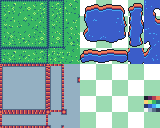
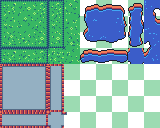
Layers edited between the first and the second 160 x 128 image:
painted on "map_tiles_garden.png" (2nd of 4) over [64, 64, 80, 112]
painted on "Copy of map_tiles_garden.png" over [64, 64, 160, 112]
painted on "map_tiles_garden.png" (3rd of 4) over [64, 64, 80, 128]
painted on "map_tiles_garden.png" (4th of 4) over [64, 64, 160, 128]
hid "palette.png" over [144, 96, 160, 112]
painted on "tiles.png" over [64, 64, 160, 128]
